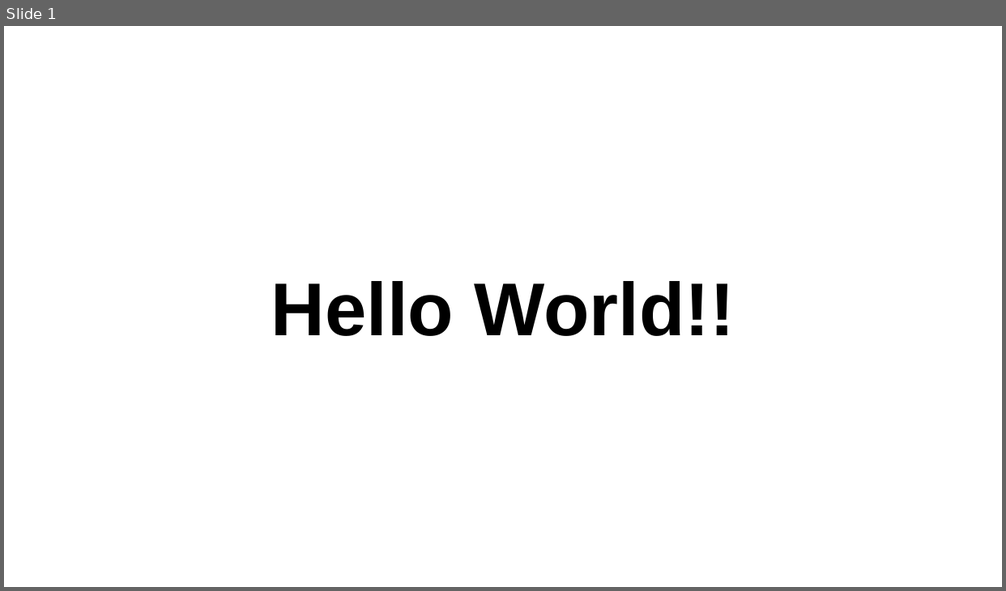
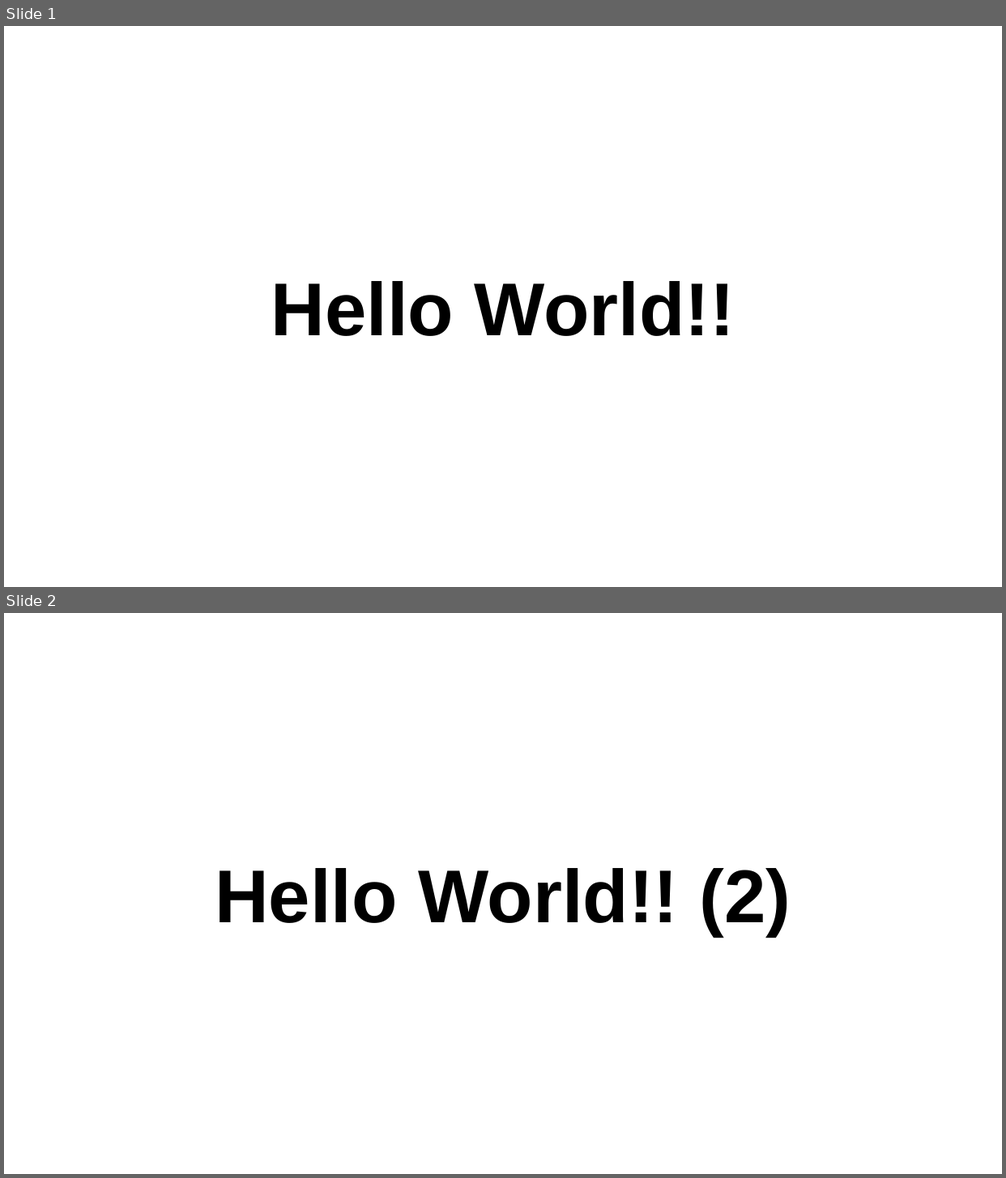
Before and after one commit to tyroruyk/tictacx, a slide deck: others/update_presentation.pptx. Shown one above the other, each under a label of ours: slide 1 before the commit, slides 1 and 2 after it. The pictures are 1006x591 and 1006x1178 pixels, drawn with LibreOffice and Linux fonts; fonts in the diff are those of the drawing. Boxes give left, top, right and bottom in pixels: in the first picture for what was removed or moved away, otherwise in the second. Text is boxed around its words. In the diff, an @@ line names an element or a change of style, - is before the commit and + after.

```diff
--- a/others/update_presentation.pptx
+++ b/others/update_presentation.pptx
@@ slide 2 added at box(4, 613, 1002, 1174), background #FFFFFF @@
@@ text added at box(215, 868, 791, 936), 72 pt, text #000000, bold @@
+Hello World!! (2)
```
